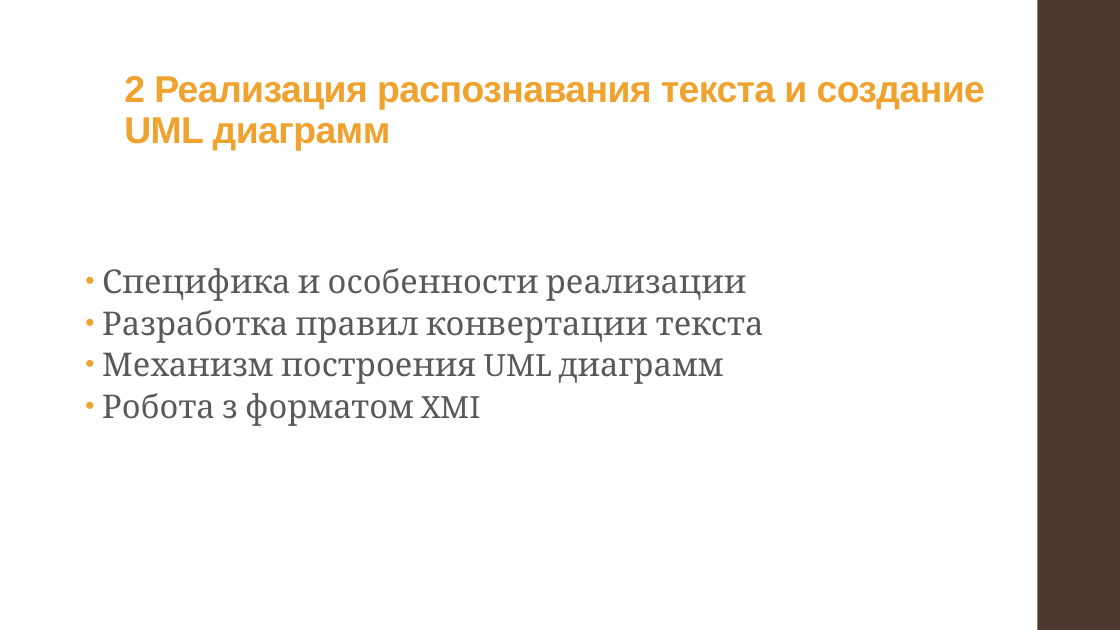
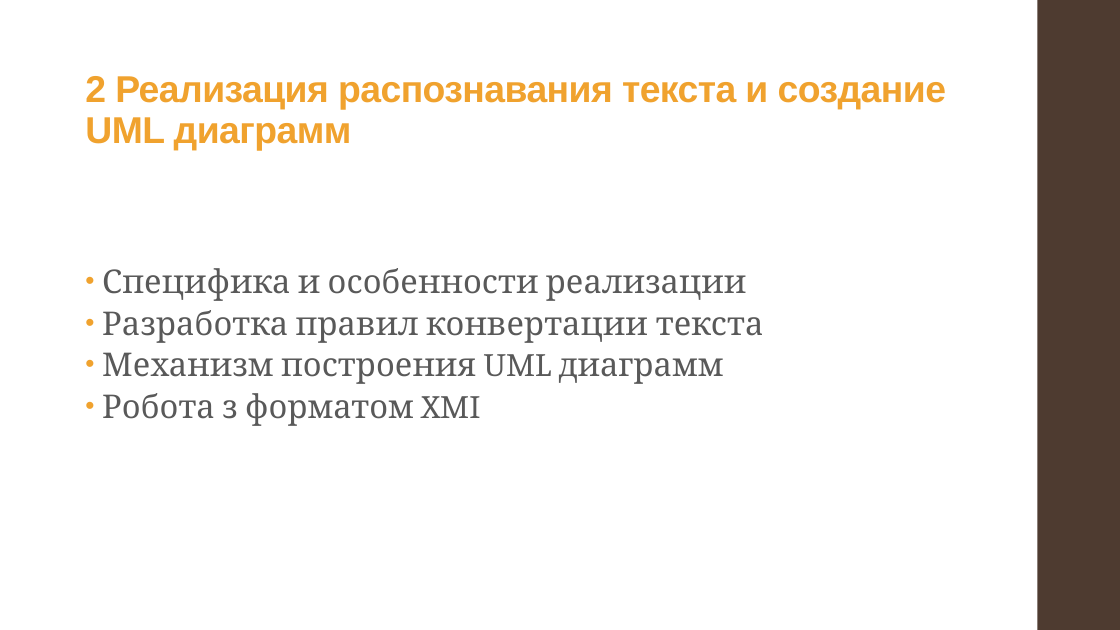
Before and after one commit to alexnodejs/onto-diploma, a slide deck: slide 6 of presentation/Moiseyenko_presentation.pptx. Drawn at 1120x630 pixels with LibreOffice and Linux fonts; fonts in the diff are those of the drawing. Boxes give left, top, right and bottom in pixels: in the first picture for what was removed or moved away, otherwise in the second. Text is boxed around its words. In the diff, an @@ line names an element or a change of style, - is before the commit and + after.

```diff
--- a/presentation/Moiseyenko_presentation.pptx
+++ b/presentation/Moiseyenko_presentation.pptx
@@ title "2 Реализация распознавания текста и ...": place and size @@
-title "2 Реализация распознавания текста и ..." at (124,76,985,150)
+title "2 Реализация распознавания текста и ..." at (85,76,946,150)
```
Also in this commit, not shown: 1 other slide changed.
